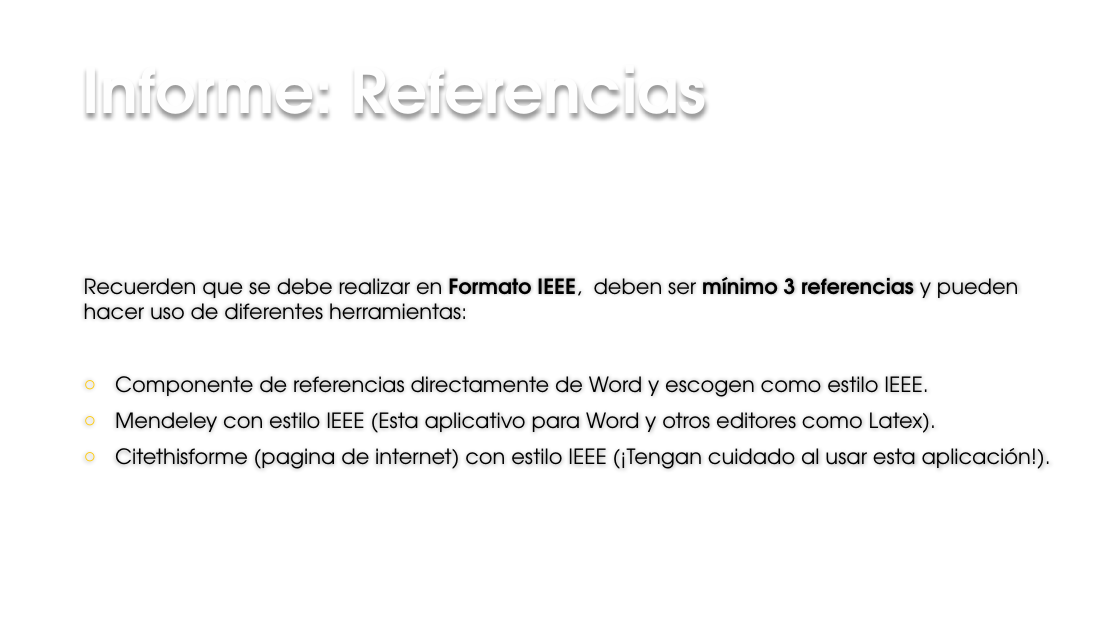
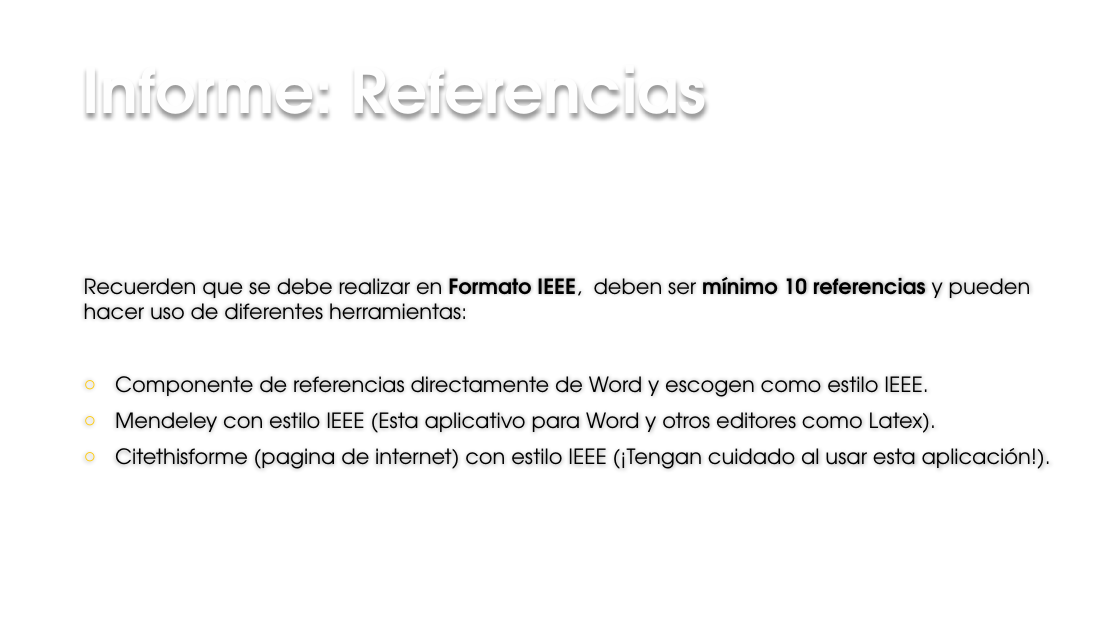
Before and after one commit to F4bian1012/Investigacion_I, a slide deck: slide 21 of Semana_0/Tips para realizar informes en formato IEEE.pptx (slide 22 before the commit). Drawn at 1120x630 pixels with LibreOffice and Linux fonts; fonts in the diff are those of the drawing; background and template pictures are left out. Boxes give left, top, right and bottom in pixels: in the first picture for what was removed or moved away, otherwise in the second. Text is boxed around its words. In the diff, an @@ line names an element or a change of style, - is before the commit and + after.

```diff
--- a/Semana_0/Tips para realizar informes en formato IEEE.pptx
+++ b/Semana_0/Tips para realizar informes en formato IEEE.pptx
@@ text at (x1=84, y1=277, x2=1031, y2=320): text changed @@
-Recuerden que se debe realizar en Formato IEEE, deben ser mínimo 3 referencias y pueden hacer uso de diferentes herramientas:
+Recuerden que se debe realizar en Formato IEEE, deben ser mínimo 10 referencias y pueden hacer uso de diferentes herramientas:
```
Also in this commit, not shown: 3 other slides changed, 1 slide removed, 1 other file.
